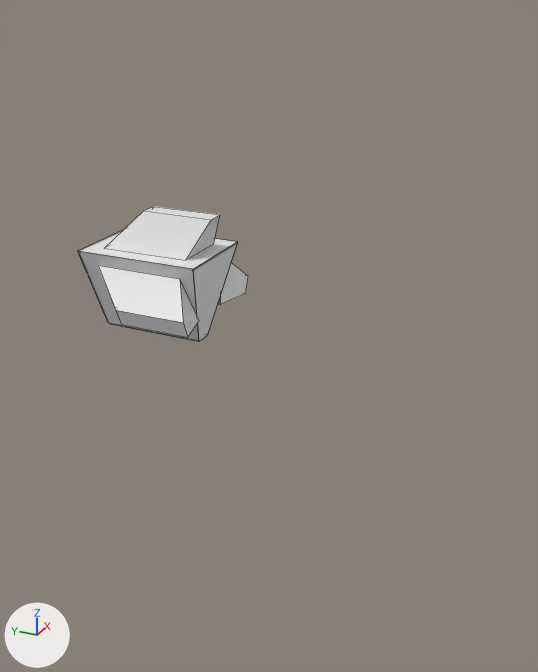
Before and after pictures for a commit that changed the Blender file _temporary/andkill2/andkill2.blend.
Camera for both pictures: a 50 mm lens placed at (-4.02, -1.63, 3.65), pointed at (-0.11, 0.13, 1.69). Every picture has the same lights, and +X, +Y and +Z are marked at lower left. The first picture is the older version. Mesh edges are drawn as thin lines.

Names of what the first picture shows: 'rgun'.
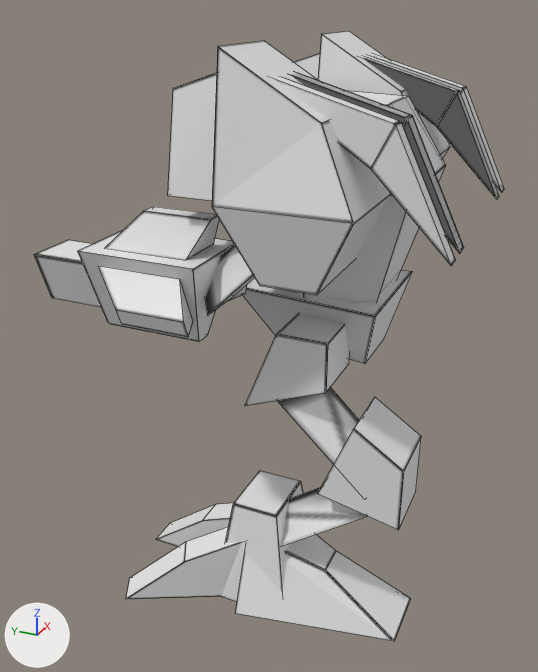
Boxes (x1, y1, x2, y2) around the edits, measured in the pictures (538 x 672 px; the box of a moved part takes in the faces that stretch with it):
'body', shown
    after: (168, 30, 504, 303)
'rfoot', shown
    after: (126, 471, 411, 642)
'rloleg', shown
    after: (281, 397, 421, 546)
'rupleg', shown
    after: (245, 314, 359, 465)
'hip', shown
    after: (243, 270, 413, 364)
'barrel2', shown
    after: (34, 240, 101, 307)
'ruparm', shown
    after: (205, 244, 255, 315)
part 4 of me_body, rebuilt (not visible before)
    after: (436, 92, 497, 200)
part 5 of me_body, rebuilt (not visible before)
    after: (291, 75, 459, 252)
part 6 of me_body, moved or reshaped (not visible before)
    after: (363, 57, 499, 199)
part 7 of me_body, moved or reshaped (not visible before)
    after: (292, 73, 464, 253)
part 8 of me_body, recoloured
    after: (168, 34, 504, 303)

The edits, one by one:
me_ruparm has 6 vertices, 5 faces and spans x -17.93..-11.95, y 42.77..55.45, z -5.28..7.4.
me_ruparm is used by ob_ruparm; location (0.0, 0.0, 0.0); rotation (1.571, 0.0, 0.0), in degrees (90, 0, 0); scale (0.05, 0.05, 0.05).
me_ruparm part 1: texture (UV) coordinates of 3 of 5 faces, centred in x -15.94..-12.95, y 47.7..49.11, z 1.06..2.47, changed; they spanned u 0.0..0.0, v 0.0..0.0 and now span u 0.97..1.0, v 0.97..1.0.
me_ruparm gains material mat_andkill2_bmp (picture img_andkill2_bmp).
me_hip has 8 vertices, 6 faces and spans x -8.0..8.0, y 33.5..41.5, z -5.3..12.7.
me_hip is used by ob_hip; location (0.0, 0.0, 0.0); rotation (1.571, 0.0, 0.0), in degrees (90, 0, 0); scale (0.05, 0.05, 0.05).
me_hip part 2: texture (UV) coordinates of 6 of 6 faces, centred in x -5.0..5.0, y 33.5..41.5, z -3.3..11.7, changed; they spanned u 0.0..0.0, v 0.0..0.0 and now span u 0.03..0.88, v 0.01..0.88.
me_hip gains material mat_andkill2_bmp (picture img_andkill2_bmp).
me_body is used by ob_body; location (0.0, 0.0, 0.0); rotation (1.571, 0.0, 0.0), in degrees (90, 0, 0); scale (0.05, 0.05, 0.05).
me_body had 108 vertices, 62 faces and spanned x -19.9..19.9, y 41.0..68.9, z -8.4..21.4.
me_body now has 110 vertices, 92 faces and spans x -19.9..19.9, y 41.0..68.9, z -8.4..21.4.
me_body part 4: the loose piece of 10 vertices spanning x 10.0..12.0, y 51.0..66.9, z 1.5..21.4 is rebuilt with 8 vertices and now spans x 10.1..12.1, y 51.0..66.9, z 1.5..21.4, in mat_andkill2_bmp (picture img_andkill2_bmp).
me_body part 5: the loose piece of 8 vertices spanning x -12.0..-10.0, y 51.0..66.9, z 1.5..21.4 is rebuilt with 8 vertices and now spans x -12.1..-10.1, y 51.0..66.9, z 1.5..21.4, in mat_andkill2_bmp (picture img_andkill2_bmp).
me_body part 6: 7 vertices removed from x 8.0..17.9, y 62.9..68.9, z -6.4..15.5; 8 vertices added at x 10.1..12.1, y 51.0..66.9, z 1.5..21.4.
me_body part 7: 4 vertices removed from x -17.9..-8.0, y 62.9, z 9.5..15.5; 8 vertices added at x -12.1..-10.1, y 51.0..66.9, z 1.5..21.4.
me_body part 8: 39 faces spanning x -19.9..19.9, y 41.0..68.9, z -8.4..21.4 switch from no material to mat_andkill2_bmp (picture img_andkill2_bmp).
Other edits to the shape of me_body do not show in these pictures.
me_barrel2 has 8 vertices, 6 faces and spans x -18.11..-12.13, y 40.55..46.52, z -24.38..-16.41.
me_barrel2 is used by ob_barrel2; location (0.0, 0.0, 0.0); rotation (1.571, 0.0, 0.0), in degrees (90, 0, 0); scale (0.05, 0.05, 0.05).
me_barrel2 part 3: texture (UV) coordinates of 5 of 6 faces, centred in x -17.11..-13.13, y 40.55..46.52, z -24.38..-20.39, changed; they spanned u 0.0..0.0, v 0.0..0.0 and now span u 0.19..0.41, v 0.57..0.96.
me_barrel2 gains material mat_andkill2_bmp (picture img_andkill2_bmp).
Object 'ruparm' (ob_ruparm) is now shown.
Object 'hip' (ob_hip) is now shown.
Object 'body' (ob_body) is now shown.
Object 'barrel2' (ob_barrel2) is now shown.
Object 'rfoot' (ob_rfoot) is now shown.
Object 'rloleg' (ob_rloleg) is now shown.
Object 'rupleg' (ob_rupleg) is now shown.
